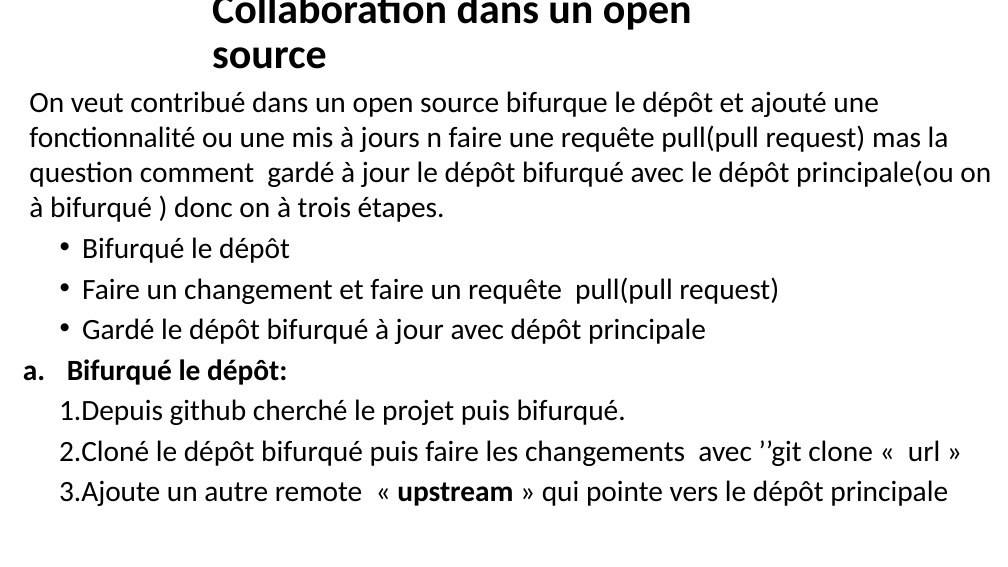
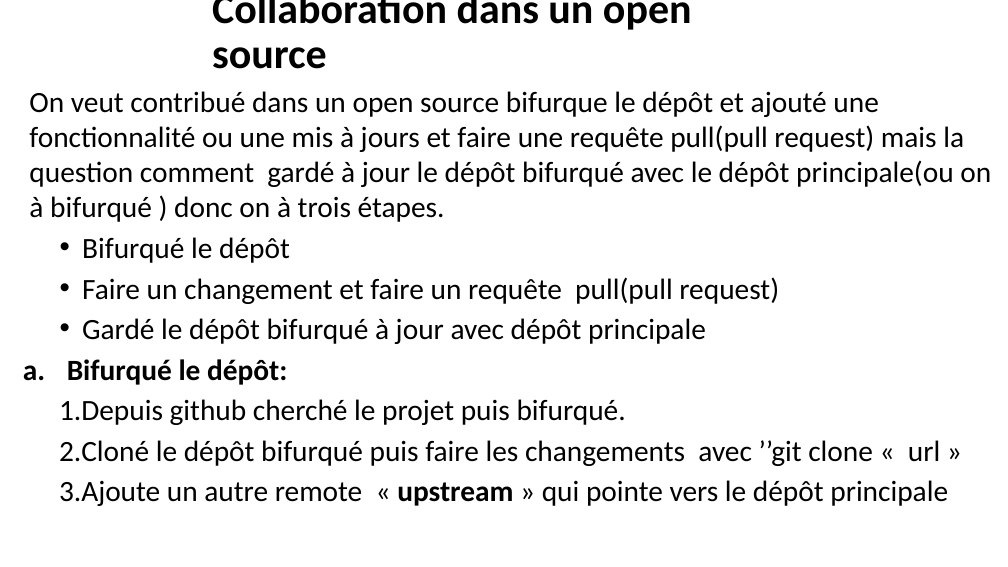
Before and after one commit to belakebiboussad/form, a slide deck: slide 25 of Formation Git.pptx (slide 26 before the commit). Drawn at 1008x567 pixels with LibreOffice and Linux fonts; fonts in the diff are those of the drawing. Boxes give left, top, right and bottom in pixels: in the first picture for what was removed or moved away, otherwise in the second. Text is boxed around its words. In the diff, an @@ line names an element or a change of style, - is before the commit and + after.

Commit message:
mise ajout

```diff
--- a/Formation Git.pptx
+++ b/Formation Git.pptx
@@ text at [29, 91, 991, 222]: text changed @@
-  On veut contribué dans un open source bifurque le dépôt et ajouté une fonctionnalité ou une mis à jours n faire une requête pull(pull request) mas la question comment gardé à jour le dépôt bifurqué avec le dépôt principale(ou on à bifurqué ) donc on à trois étapes.
+  On veut contribué dans un open source bifurque le dépôt et ajouté une fonctionnalité ou une mis à jours et faire une requête pull(pull request) mais la question comment gardé à jour le dépôt bifurqué avec le dépôt principale(ou on à bifurqué ) donc on à trois étapes.
```
Also in this commit, not shown: 2 other slides changed, 1 slide removed.
